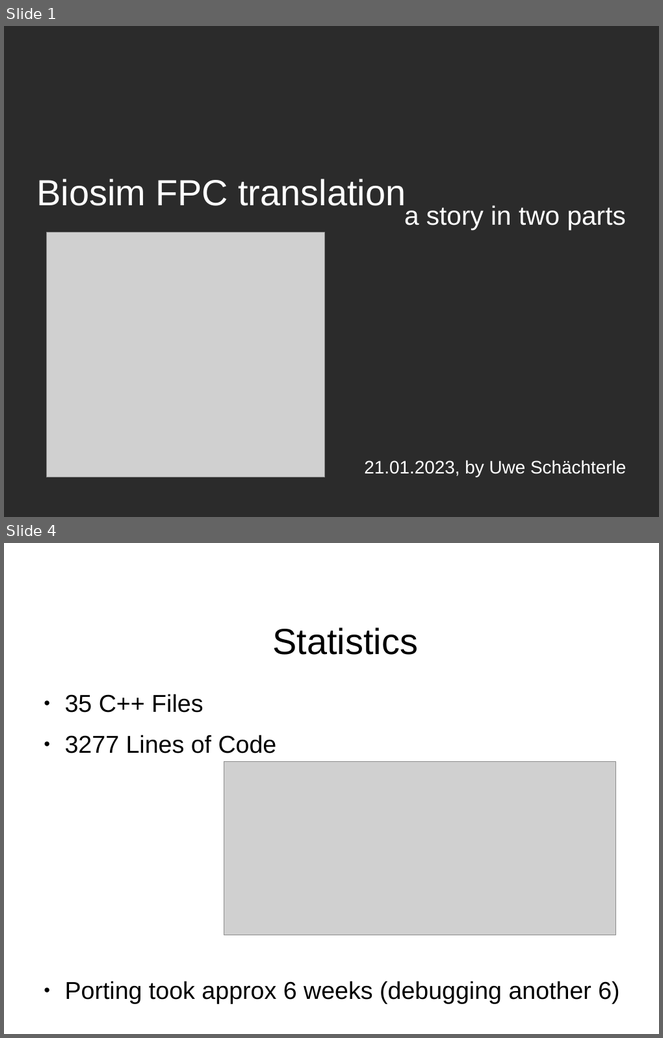
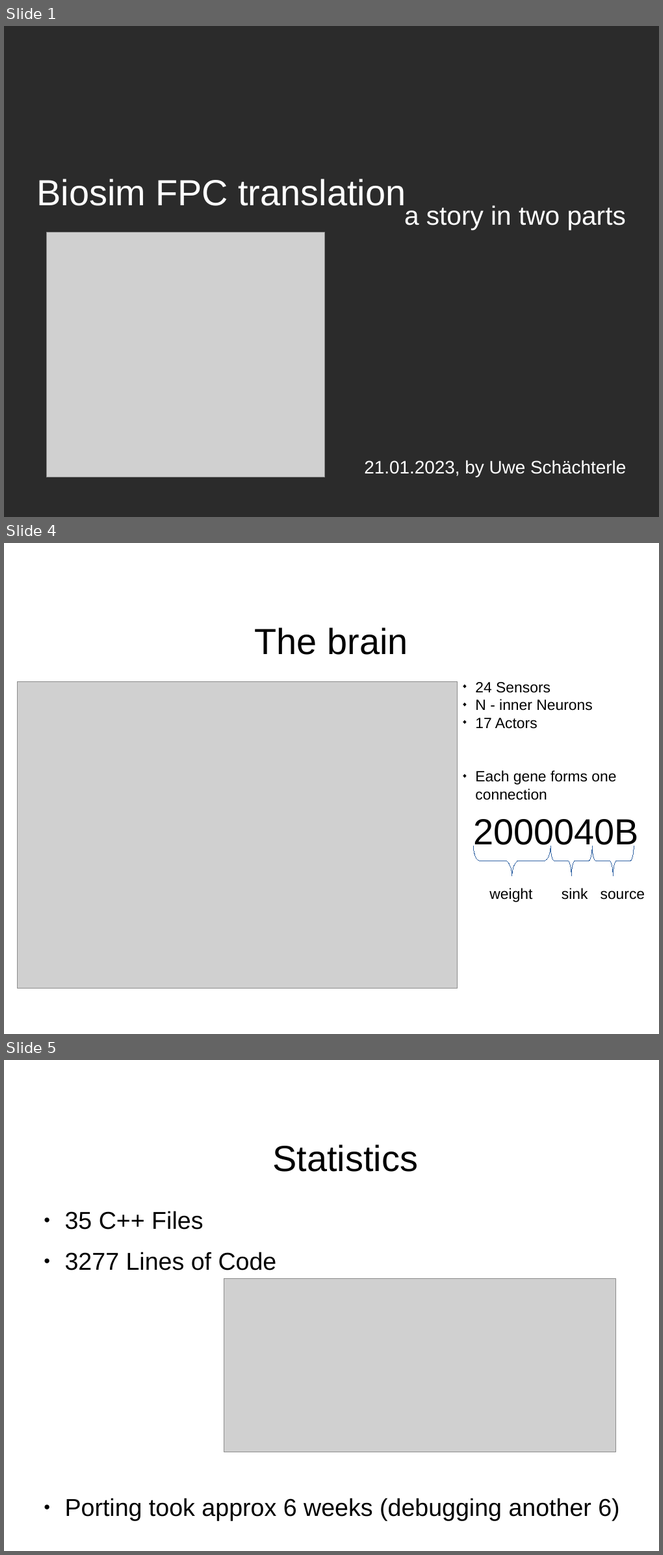
Before and after one commit to PascalCorpsman/biosim4_FPC_translation, a slide deck: presentations/Presentation.odp. Shown one above the other, each under a label of ours: slides 1 and 4 before the commit, slides 1, 4 and 5 after it; the slides between them are not shown. The pictures are 663x1038 and 663x1555 pixels, drawn with LibreOffice and Linux fonts; fonts in the diff are those of the drawing; grey boxes stand for pictures; background and template pictures are left out; a plain dark background stands for a picture behind light text. Boxes give left, top, right and bottom in pixels: in the first picture for what was removed or moved away, otherwise in the second. Text is boxed around its words. In the diff, an @@ line names an element or a change of style, - is before the commit and + after.

Commit message:
+Slide the Brain

```diff
--- a/presentations/Presentation.odp
+++ b/presentations/Presentation.odp
@@ slide 4 added at (4,543,659,1034), background #FFFFFF @@
@@ title added at (255,627,408,655), 44 pt, text #000000 @@
+The brain
@@ picture added at (17,681,458,989) @@
@@ text added at (475,682,616,800), 18 pt, text #000000 @@
+◆ 24 Sensors
+◆ N - inner Neurons
+◆ 17 Actors
+◆ Each gene forms one connection
@@ text added at (473,819,639,851), 44 pt, text #000000 @@
+2000040B
@@ freeform shape added at (474,846,551,876), outline #3465A4 0 pt @@
@@ freeform shape added at (551,846,593,876), outline #3465A4 0 pt @@
@@ freeform shape added at (593,846,634,876), outline #3465A4 0 pt @@
@@ text added at (490,888,646,902), 18 pt, text #000000 @@
+weight sink source
@@ what was slide 4 is now slide 5 @@
```
Also in this commit, not shown: 3 slides changed, 2 other files.
